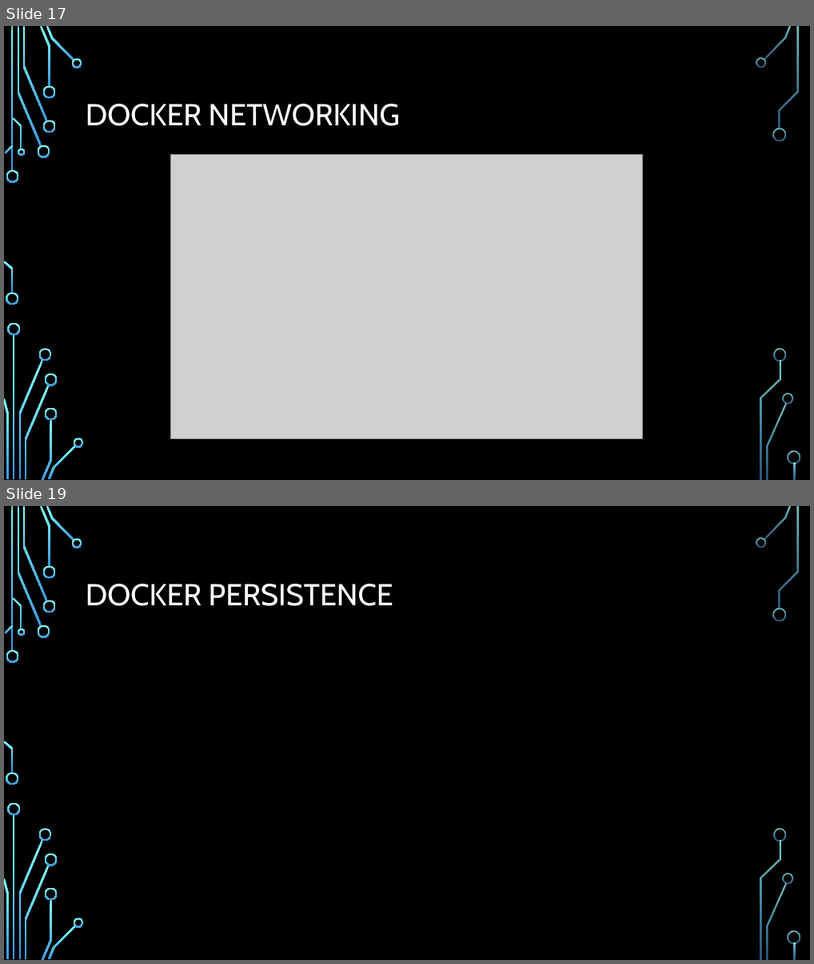
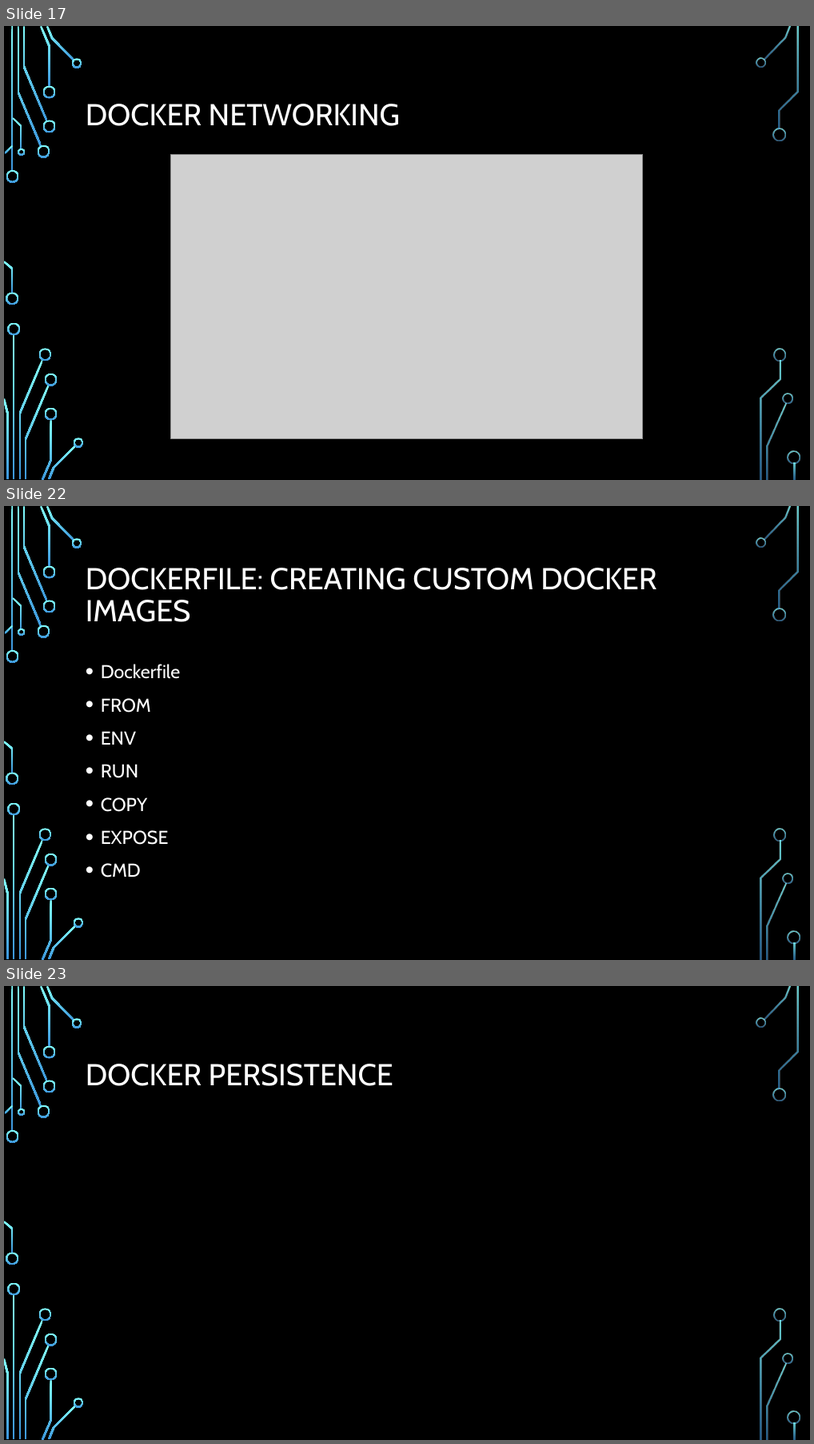
Before and after one commit to ksalihcavusoglu/nurddockertraining, a slide deck: DOCKER 101.pptx. Shown one above the other, each under a label of ours: slides 17 and 19 before the commit, slides 17, 22 and 23 after it; the slides between them are not shown. The pictures are 814x964 and 814x1444 pixels, drawn with LibreOffice and Linux fonts; fonts in the diff are those of the drawing; grey boxes stand for pictures; background and template pictures are left out. Boxes give left, top, right and bottom in pixels: in the first picture for what was removed or moved away, otherwise in the second. Text is boxed around its words. In the diff, an @@ line names an element or a change of style, - is before the commit and + after.

```diff
--- a/DOCKER 101.pptx
+++ b/DOCKER 101.pptx
@@ slide 22 added at bbox=[4, 506, 810, 960], background picture (left out); not listed: 36 template elements that a slide beside it also shows @@
@@ title added at bbox=[86, 568, 657, 622], 36 pt, text #FFFFFF @@
+DOCKERFILE: CREATING CUSTOM DOCKER IMAGES
@@ text added at bbox=[101, 664, 180, 877], 22.2 pt, text #FFFFFF @@
+• Dockerfile
+• FROM
+• ENV
+• RUN
+• COPY
+• EXPOSE
+• CMD
@@ what was slide 19 is now slide 23 @@
```
Also in this commit, not shown: 2 slides changed, 2 other slides added.
